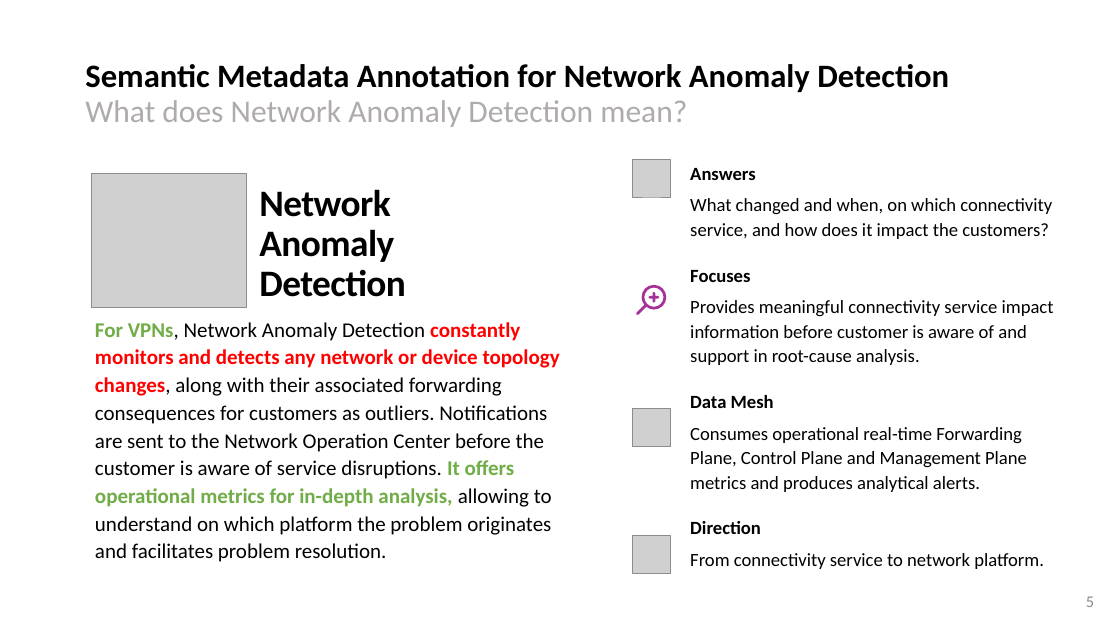
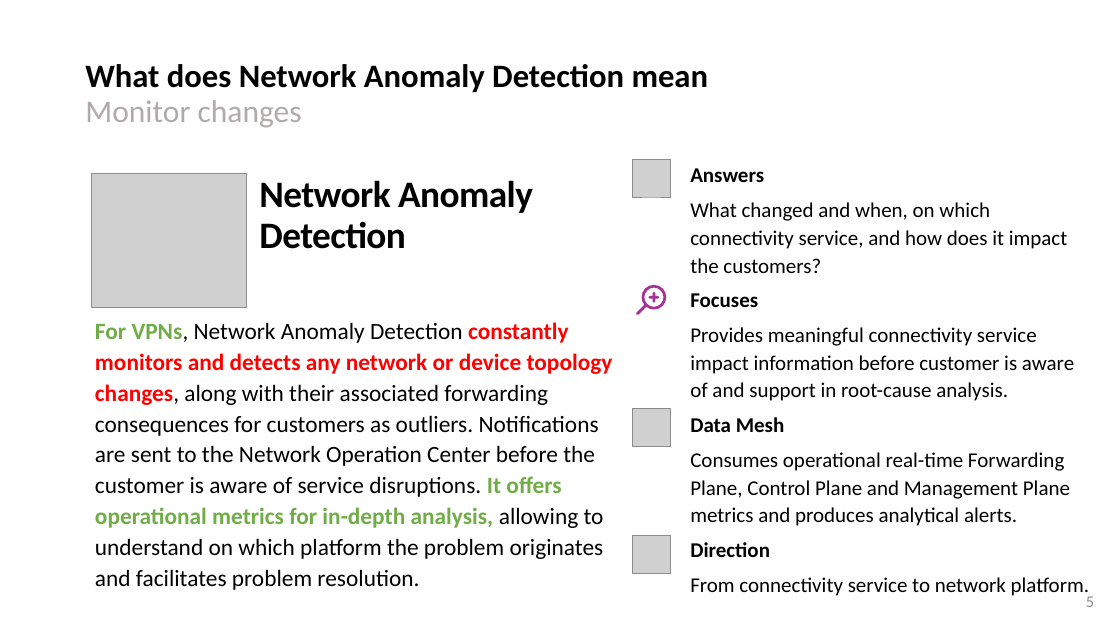
Before and after one commit to network-analytics/ietf-network-analytics-document-status, a slide deck: slide 5 of 118/NMRG/draft-netana-opsawg-nmrg-network-anomaly-semantics-01.pptx. Drawn at 1120x630 pixels with LibreOffice and Linux fonts; fonts in the diff are those of the drawing; grey boxes stand for pictures. Boxes give left, top, right and bottom in pixels: in the first picture for what was removed or moved away, otherwise in the second. Text is boxed around its words. In the diff, an @@ line names an element or a change of style, - is before the commit and + after.

```diff
--- a/118/NMRG/draft-netana-opsawg-nmrg-network-anomaly-semantics-01.pptx
+++ b/118/NMRG/draft-netana-opsawg-nmrg-network-anomaly-semantics-01.pptx
@@ title at [85, 64, 709, 127]: text changed @@
-Semantic Metadata Annotation for Network Anomaly Detection
-What does Network Anomaly Detection mean?
+What does Network Anomaly Detection mean
+Monitor changes
@@ text "Network Anomaly Detection" rewrapped from [259, 189, 406, 297] to [259, 180, 533, 249] @@
@@ text "Answers" at [690, 168, 1090, 598]: size 16 to 18 pt; less space between paragraphs @@
@@ text "For VPNs, Network Anomaly Detection ..." at [95, 322, 613, 590]: size 18 to 20 pt @@
```
Also in this commit, not shown: 10 other slides changed, 1 slide added, 2 other files.
